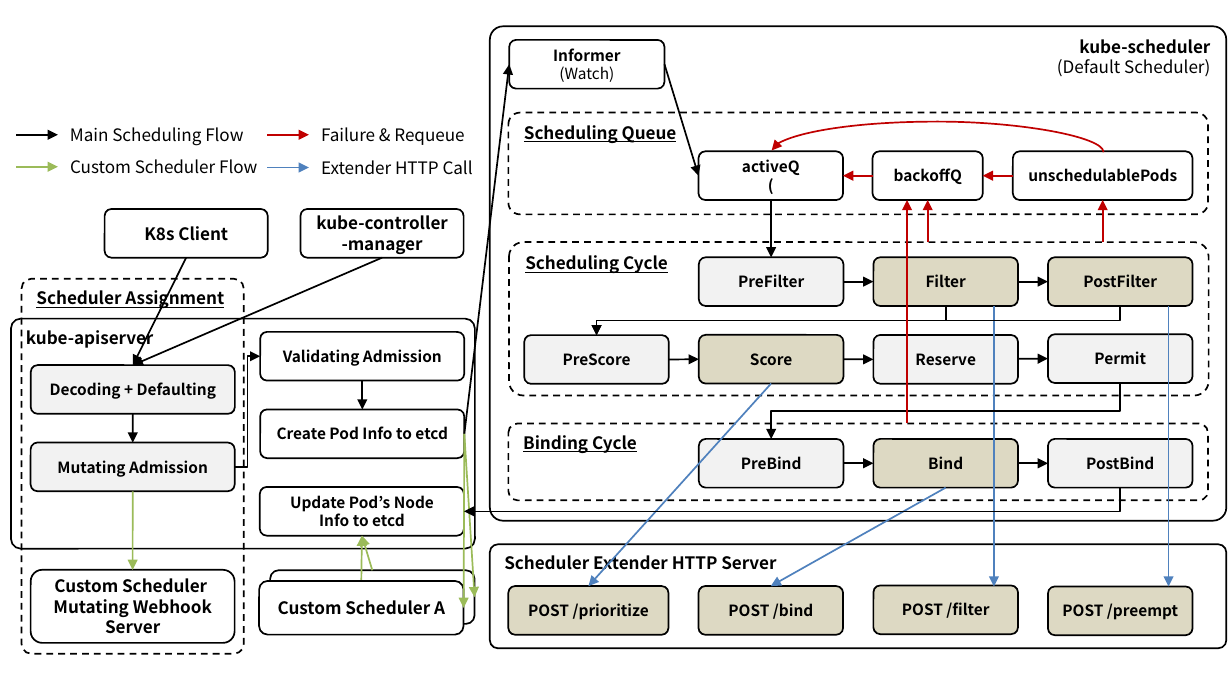
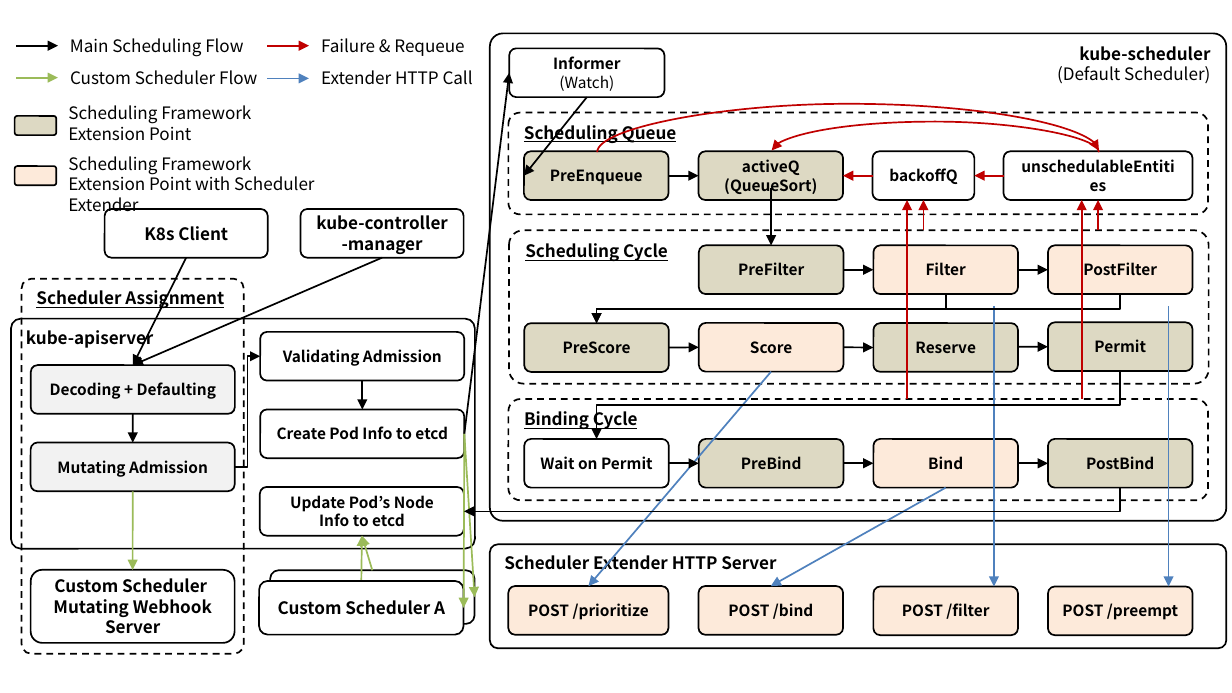
Before and after one commit to ssup2/blog-software, a slide deck: slide 1 of content/docs/theory-analysis/kubernetes-scheduler/images/images.pptx. Drawn at 1232x693 pixels with LibreOffice and Linux fonts; fonts in the diff are those of the drawing. Boxes give left, top, right and bottom in pixels: in the first picture for what was removed or moved away, otherwise in the second. Text is boxed around its words. In the diff, an @@ line names an element or a change of style, - is before the commit and + after.

```diff
--- a/content/docs/theory-analysis/kubernetes-scheduler/images/images.pptx
+++ b/content/docs/theory-analysis/kubernetes-scheduler/images/images.pptx
@@ rounded rectangle "kube-scheduler": place and size @@
-rounded rectangle "kube-scheduler" at bbox=[490, 26, 1227, 520]
+rounded rectangle "kube-scheduler" at bbox=[490, 33, 1227, 521]
@@ rounded rectangle "Informer": place and size @@
-rounded rectangle "Informer" at bbox=[509, 39, 664, 89]
+rounded rectangle "Informer" at bbox=[509, 48, 664, 97]
@@ 4 texts, 4 arrows: place and size @@
-4 texts, 4 arrows at bbox=[16, 127, 473, 175]
+4 texts, 4 arrows at bbox=[16, 38, 473, 85]
@@ arrow moved from (464, 434) - (509, 64) to (464, 434) - (509, 73) @@
@@ rounded rectangle added at bbox=[15, 116, 57, 136], fill #DDD9C3, outline #000000 1 pt @@
@@ text added at bbox=[68, 105, 251, 141], 10 pt, text #000000 @@
+Scheduling Framework
+Extension Point
@@ arrow moved from (664, 64) - (699, 176) to (586, 97) - (524, 176) @@
@@ curved arrow added from (598, 153) to (1099, 150), #C00000 1 pt @@
@@ curved arrow moved from (1104, 153) - (771, 150) to (1099, 153) - (771, 150) @@
@@ rounded rectangle added at bbox=[15, 166, 57, 186], fill #FDEADA, outline #000000 1 pt @@
@@ text added at bbox=[68, 156, 315, 216], 10 pt, text #000000 @@
+Scheduling Framework
+Extension Point with Scheduler Extender
@@ rounded rectangle added at bbox=[524, 152, 668, 201], fill #DDD9C3, outline #000000 1 pt, 9 pt, text #000000, bold @@
+PreEnqueue
@@ arrow added from (669, 176) to (699, 176), #000000 1 pt @@
@@ rounded rectangle "activeQ" at bbox=[699, 152, 843, 201]: fill none to #DDD9C3 @@
@@ text in rounded rectangle at bbox=[724, 178, 817, 195]: text changed @@
-(
+(QueueSort)
@@ rounded rectangle "backoffQ": place and size @@
-rounded rectangle "backoffQ" at bbox=[872, 152, 983, 201]
+rounded rectangle "backoffQ" at bbox=[872, 152, 975, 201]
@@ arrow moved from (1013, 176) - (983, 176) to (1004, 176) - (975, 176) @@
@@ rounded rectangle "unschedulableEntities": place and size @@
-rounded rectangle "unschedulableEntities" at bbox=[1013, 152, 1193, 201]
+rounded rectangle "unschedulableEntities" at bbox=[1004, 152, 1193, 201]
@@ text in rounded rectangle at bbox=[1028, 168, 1177, 182]: text changed @@
-unschedulablePods
+unschedulableEntities
@@ arrow moved from (907, 424) - (907, 200) to (907, 399) - (907, 200) @@
@@ arrow moved from (928, 243) - (928, 200) to (924, 230) - (924, 200) @@
@@ arrow added from (1082, 399) to (1082, 200), #C00000 1 pt @@
@@ arrow moved from (1103, 243) - (1103, 200) to (1098, 229) - (1098, 200) @@
@@ 7 rounded rectangles, 2 elbow arrows, 2 arrows: place and size @@
-7 rounded rectangles, 2 elbow arrows, 2 arrows at bbox=[525, 257, 1193, 384]
+7 rounded rectangles, 2 elbow arrows, 2 arrows at bbox=[525, 245, 1193, 372]
@@ fill #F2F2F2 to #DDD9C3 in 6 elements at bbox=[699, 439, 843, 488], bbox=[1048, 439, 1193, 488], bbox=[1048, 323, 1193, 372], bbox=[699, 245, 843, 294], bbox=[873, 323, 1018, 372], bbox=[525, 323, 669, 372] @@
@@ fill #DDD9C3 to #FDEADA in 8 elements at bbox=[873, 439, 1018, 488], bbox=[509, 586, 669, 636], bbox=[699, 586, 843, 636], bbox=[1048, 586, 1193, 636], bbox=[873, 586, 1018, 636], bbox=[1048, 245, 1193, 294], bbox=[873, 245, 1018, 294], bbox=[699, 323, 843, 372] @@
@@ 4 arrows, 1 rounded rectangle: place and size @@
-4 arrows, 1 rounded rectangle at bbox=[509, 201, 1209, 397]
+4 arrows, 1 rounded rectangle at bbox=[509, 188, 1209, 384]
@@ arrow moved from (771, 383) - (589, 586) to (771, 372) - (589, 586) @@
@@ elbow arrow moved from (1120, 383) - (771, 439) to (1120, 371) - (596, 439) @@
@@ rounded rectangle "Binding Cycle": place and size @@
-rounded rectangle "Binding Cycle" at bbox=[509, 424, 1209, 500]
+rounded rectangle "Binding Cycle" at bbox=[509, 399, 1209, 500]
@@ rounded rectangle added at bbox=[525, 439, 669, 488], outline #000000 1 pt, 9 pt, text #000000, bold @@
+Wait on Permit
@@ arrow added from (669, 463) to (699, 463), #000000 1 pt @@
```
Also in this commit, not shown: 1 slide added, 4 other files.
